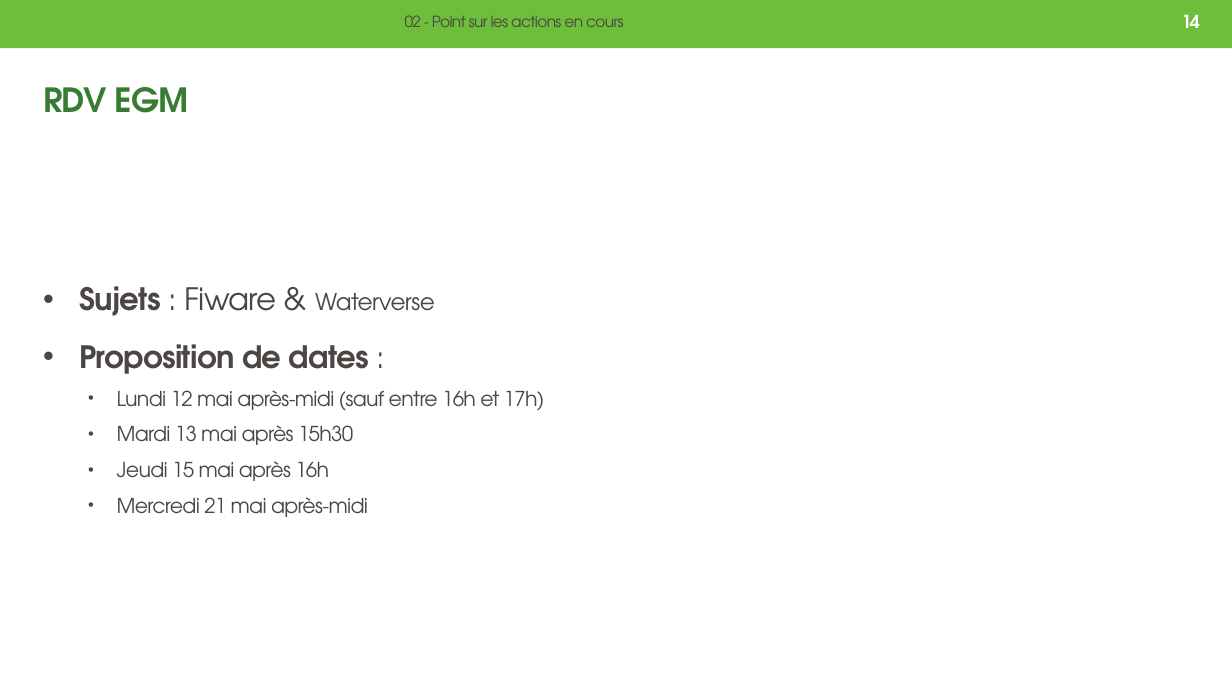
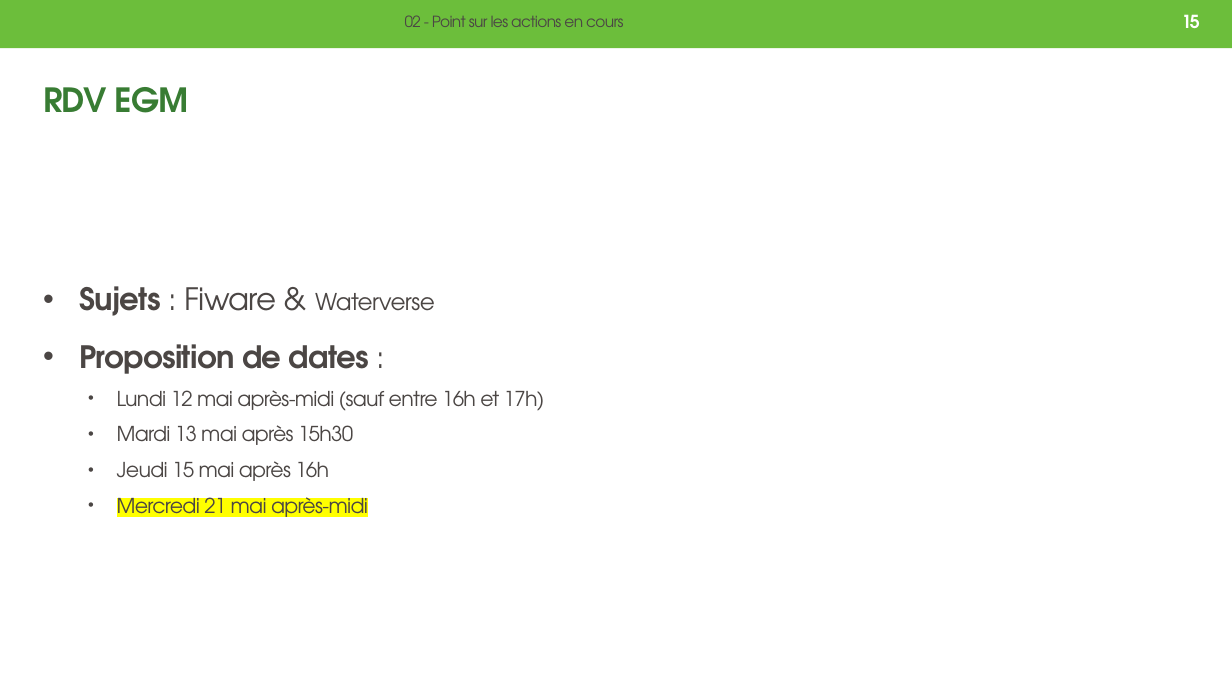
Before and after one commit to ndhuygelaere/fair-water-data-catalog, a slide deck: slide 15 of 20250509_lancement_fair_catalog.pptx (slide 14 before the commit). Drawn at 1232x693 pixels with LibreOffice and Linux fonts; fonts in the diff are those of the drawing; background and template pictures are left out. Boxes give left, top, right and bottom in pixels: in the first picture for what was removed or moved away, otherwise in the second. Text is boxed around its words. In the diff, an @@ line names an element or a change of style, - is before the commit and + after.

```diff
--- a/20250509_lancement_fair_catalog.pptx
+++ b/20250509_lancement_fair_catalog.pptx
@@ page number at <box>1182,14,1200,28</box>: text changed @@
-14
+15
@@ text at <box>117,492,368,523</box>: highlight none to #FFFF00 in "Mercredi 21 mai après-midi" @@
```
Also in this commit, not shown: 3 other slides changed, 1 slide added.
